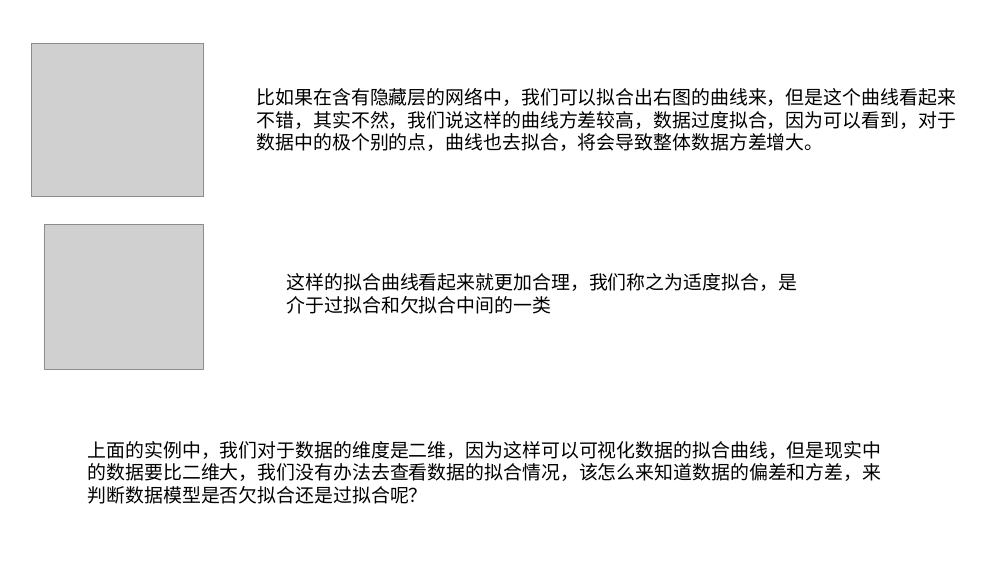
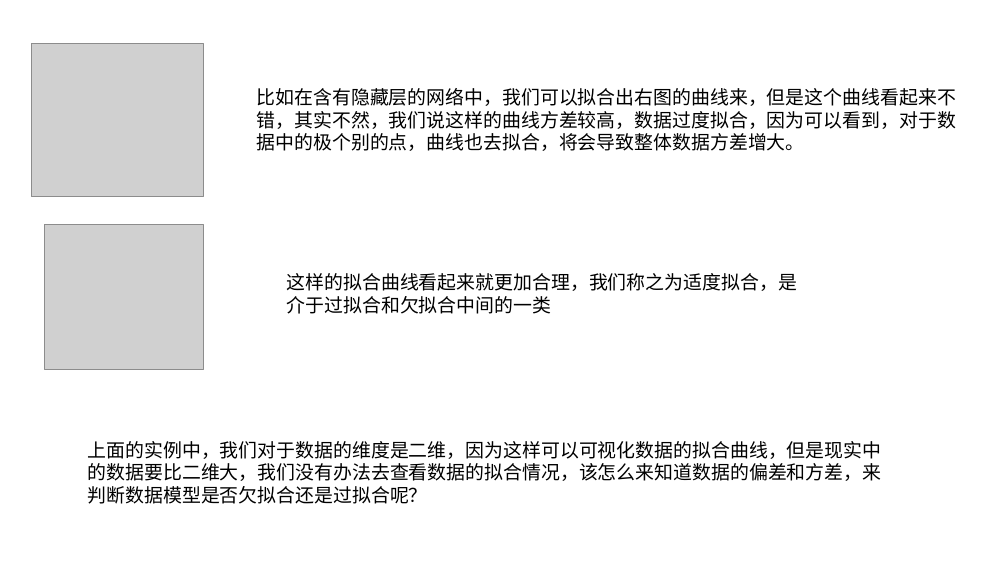
Before and after one commit to MengFly/Learning, a slide deck: slide 2 of 人工智能/学习笔记/第二课/1.02偏差方差.pptx. Drawn at 1008x567 pixels with LibreOffice and Linux fonts; fonts in the diff are those of the drawing; grey boxes stand for pictures. Boxes give left, top, right and bottom in pixels: in the first picture for what was removed or moved away, otherwise in the second. Text is boxed around its words. In the diff, an @@ line names an element or a change of style, - is before the commit and + after.

```diff
--- a/人工智能/学习笔记/第二课/1.02偏差方差.pptx
+++ b/人工智能/学习笔记/第二课/1.02偏差方差.pptx
@@ text at (x1=257, y1=88, x2=956, y2=151): text changed @@
-比如果在含有隐藏层的网络中，我们可以拟合出右图的曲线来，但是这个曲线看起来不错，其实不然，我们说这样的曲线方差较高，数据过度拟合，因为可以看到，对于数据中的极个别的点，曲线也去拟合，将会导致整体数据方差增大。
+比如在含有隐藏层的网络中，我们可以拟合出右图的曲线来，但是这个曲线看起来不错，其实不然，我们说这样的曲线方差较高，数据过度拟合，因为可以看到，对于数据中的极个别的点，曲线也去拟合，将会导致整体数据方差增大。
```
Also in this commit, not shown: 1 other slide changed, 13 other files.
